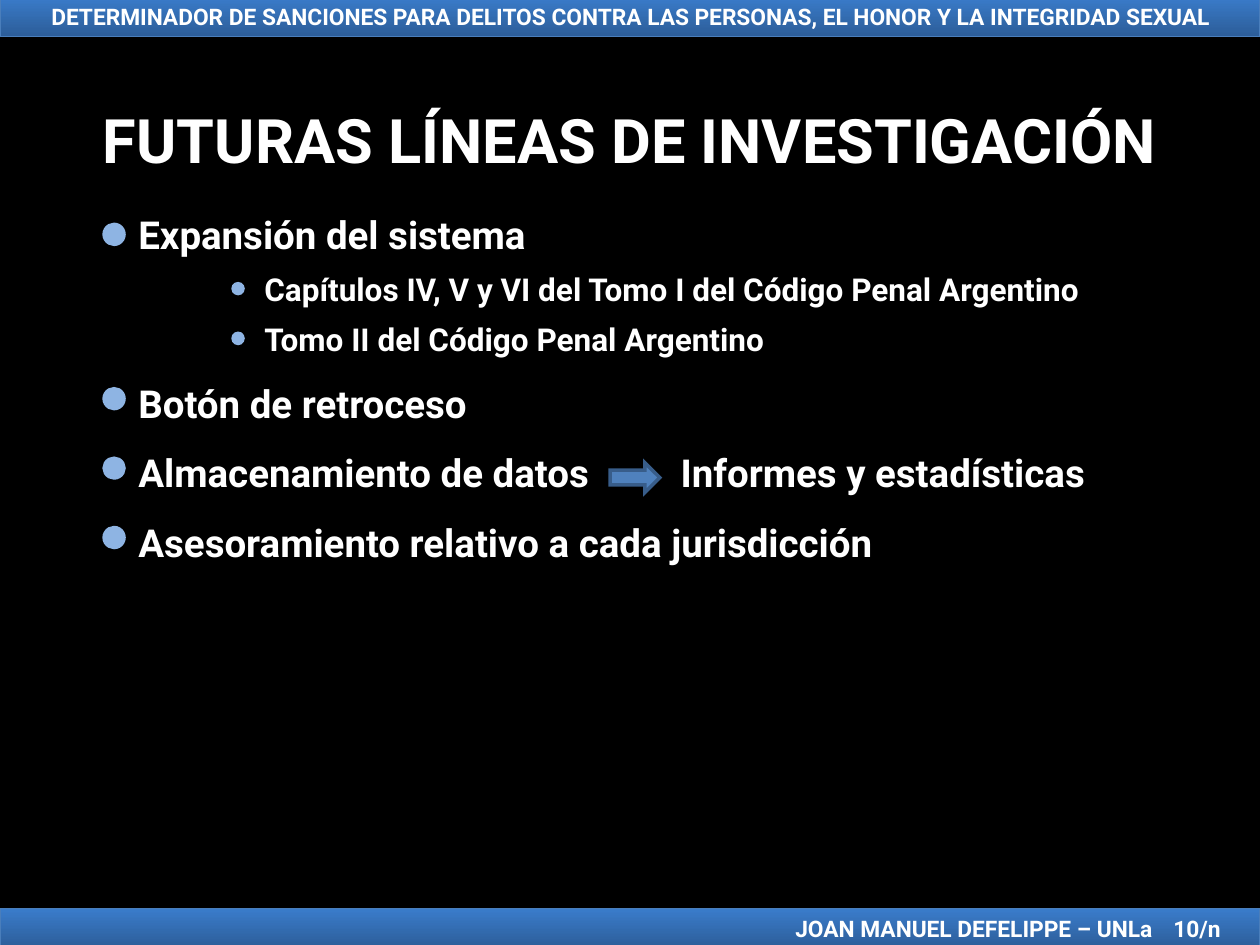
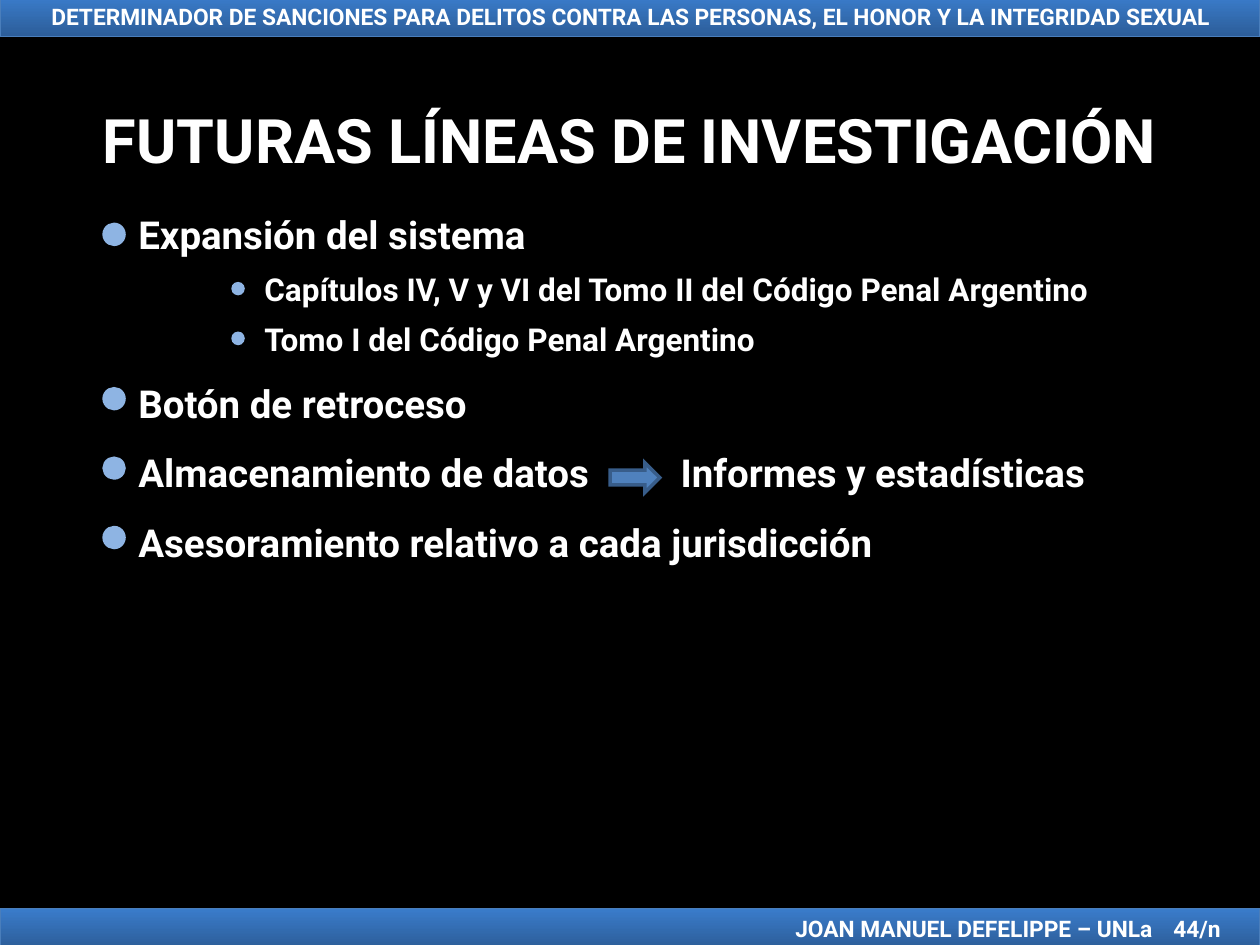
Before and after one commit to jmdefelippe/TFI_LicenciaturaEnSistemas, a slide deck: slide 44 of TFI Presentación Joan Manuel Defelippe.ppt (slide 43 before the commit). Drawn at 1260x945 pixels with LibreOffice and Linux fonts; fonts in the diff are those of the drawing. Boxes give left, top, right and bottom in pixels: in the first picture for what was removed or moved away, otherwise in the second. Text is boxed around its words. In the diff, an @@ line names an element or a change of style, - is before the commit and + after.

```diff
--- a/TFI Presentación Joan Manuel Defelippe.ppt
+++ b/TFI Presentación Joan Manuel Defelippe.ppt
@@ text at box(264, 277, 1087, 308): text changed @@
-Capítulos IV, V y VI del Tomo I del Código Penal Argentino
+Capítulos IV, V y VI del Tomo II del Código Penal Argentino
@@ text at box(264, 327, 754, 358): text changed @@
-Tomo II del Código Penal Argentino
+Tomo I del Código Penal Argentino
@@ text in rectangle at box(795, 920, 1220, 939): text changed @@
-JOAN MANUEL DEFELIPPE – UNLa 10/n
+JOAN MANUEL DEFELIPPE – UNLa 44/n
```
Also in this commit, not shown: 32 other slides changed, 3 slides removed, 6 other files.
